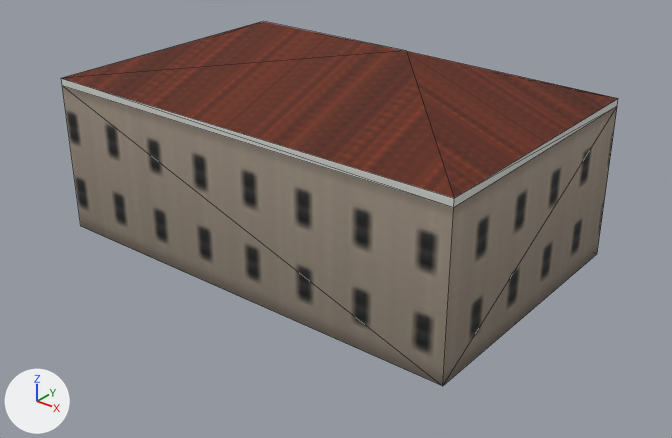
The glTF model assets/coronado_kit/buildings/civic/civ_museum/civic_civ_museum_far.glb, before and after one commit.
Camera for both pictures: a camera (50 mm lens) standing at (28.5, -35.2, 23.2) and looking at (1.6, -1.6, 2.3). Every picture has the same lights, and +X, +Y and +Z are marked at lower left. The older version comes first. Mesh edges are drawn as thin lines. Vertices at exactly the same position are counted once.

In view in the first picture: 'civic_civ_museum_far'.
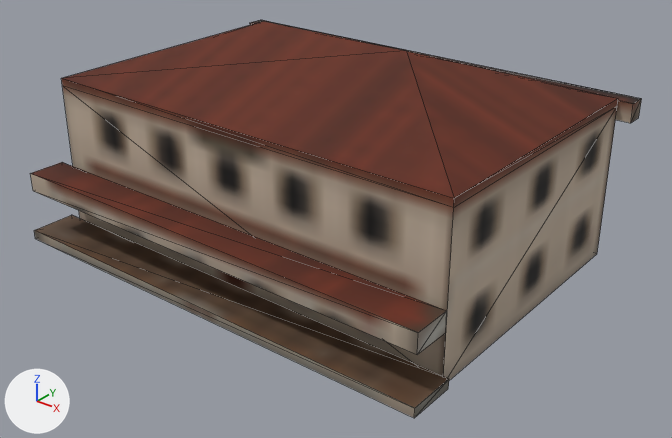
The change, as a diff of the scene's bpy script:
```diff
--- a/assets/coronado_kit/buildings/civic/civ_museum/civic_civ_museum_far.glb.py
+++ b/assets/coronado_kit/buildings/civic/civ_museum/civic_civ_museum_far.glb.py
@@ img_bld_lod_color_png @@
+img_bld_lod_color_png = load_image('bld_lod_color.png', '../../../textures/bld_lod_color.png', 2048, 2048, 'sRGB')
@@ mat_bld_far @@
 n0 = _N.new('ShaderNodeBsdfPrincipled'); n0.name = 'Principled BSDF'
-n0.inputs[2].default_value = 0.9  # 'Roughness'
+n0.inputs[2].default_value = 0.85  # 'Roughness'
 n1 = _N.new('ShaderNodeOutputMaterial'); n1.name = 'Material Output'
@@ mat_bld_far @@
 n4 = _N.new('ShaderNodeTexImage'); n4.name = 'Image Texture'
-n4.image = img_far_color_png
+n4.image = img_bld_lod_color_png
+n4.extension = 'EXTEND'
 _L.new(n0.outputs[0], n1.inputs[0])  # 'BSDF' to 'Surface'
@@ me_civic_civ_museum_far @@
 # used by ob_civic_civ_museum_far; location = (0.0, 0.0, 0.0)
-me_civic_civ_museum_far.from_pydata(...)  # 14 vertices, 22 faces; spans x -12.0..12.0, y -7.5..7.5, z 0.0..11.3
+me_civic_civ_museum_far.from_pydata(...)  # 38 vertices, 52 faces; spans x -12.7..12.8, y -10.0..8.5, z 0.0..11.3
+# me_civic_civ_museum_far part 1
+# 16 vertices are added at x -12.7..12.8, y -10.0..8.5, z 0.0..7.5
+# 8 new vertices lie (0.0, 0.0, 1.0) away from vertices in x -12.7..12.8, y -10.0..8.5, z 3.0..7.5
+# 30 new faces join them
+# me_civic_civ_museum_far part 2: 22 kept faces spanning x -12.0..12.0, y -7.5..7.5, z 0.0..11.3 get new texture (UV) coordinates
+# me_civic_civ_museum_far part 3: 8 kept faces spanning x -12.0..12.0, y -7.5..7.5, z 0.0..8.2 get new vertex colours; the middle colour goes from light grey #c3b6ab to white #ffffff
 me_civic_civ_museum_far.materials.append(mat_bld_far)
```

Boxes [x1, y1, x2, y2] around the edits, measured in the pictures (672 x 438 px):
'civic_civ_museum_far', surface changed, reshaped (10% wider, 9% taller): before [61, 21, 618, 386]; after [30, 20, 641, 418]
part 1 of me_civic_civ_museum_far, added (brown): after [30, 20, 641, 418]
part 2 of me_civic_civ_museum_far, surface changed: [61, 21, 618, 380] in both
part 3 of me_civic_civ_museum_far, recoloured: [62, 86, 617, 380] in both
